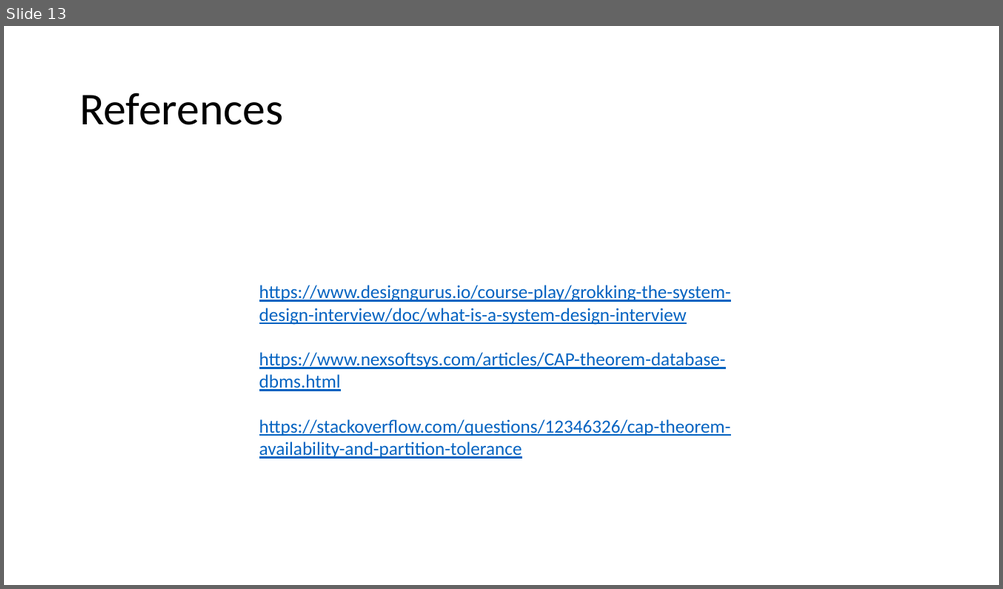
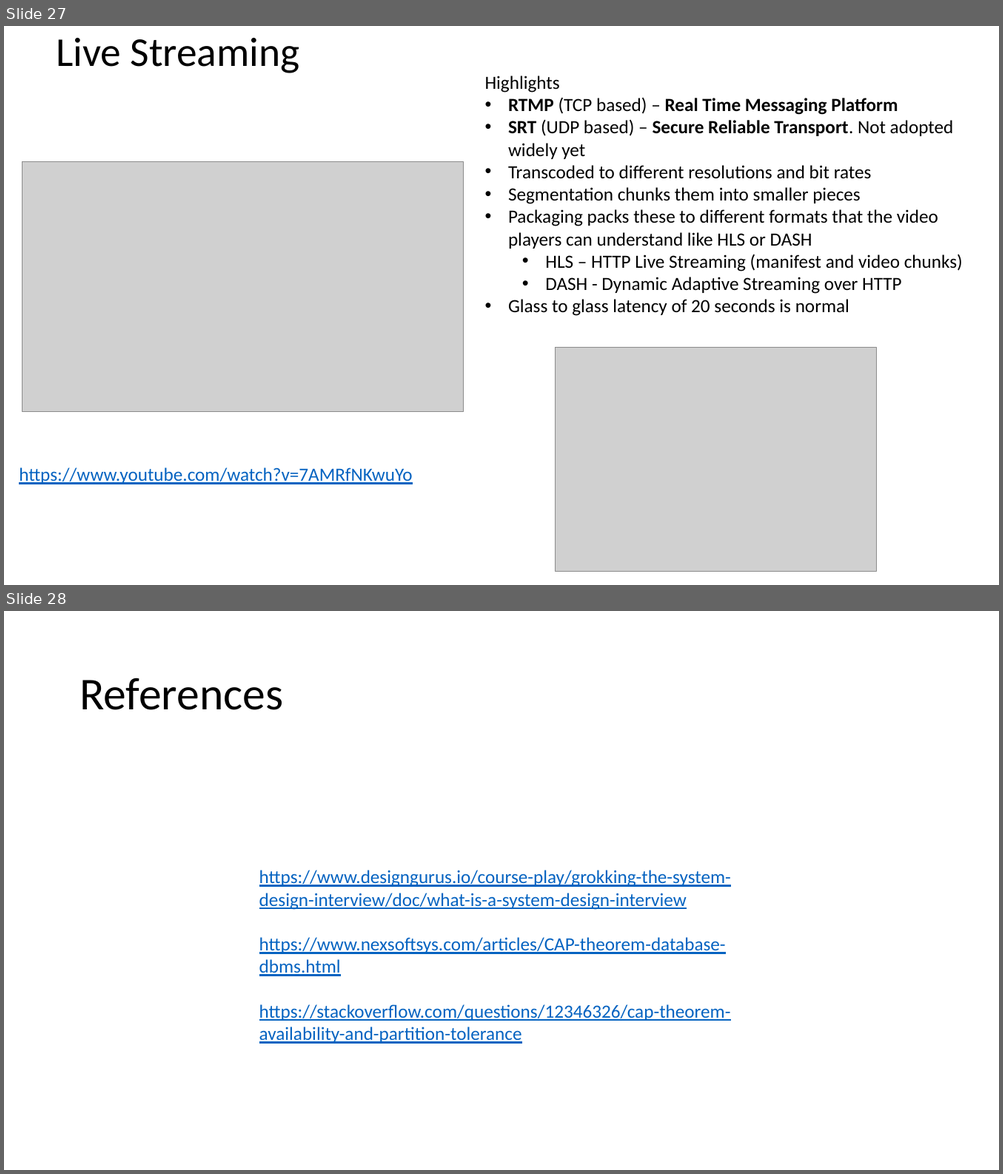
Before and after one commit to as6485/technology, a slide deck: System Design.pptx. Shown one above the other, each under a label of ours: slide 13 before the commit, slides 27 and 28 after it. The pictures are 1003x589 and 1003x1174 pixels, drawn with LibreOffice and Linux fonts; fonts in the diff are those of the drawing; grey boxes stand for pictures. Boxes give left, top, right and bottom in pixels: in the first picture for what was removed or moved away, otherwise in the second. Text is boxed around its words. In the diff, an @@ line names an element or a change of style, - is before the commit and + after.

```diff
--- a/System Design.pptx
+++ b/System Design.pptx
@@ slide 27 added at bbox=[4, 26, 999, 585], background #FFFFFF @@
@@ title added at bbox=[56, 38, 300, 73], 39.6 pt, text #000000 @@
+Live Streaming
@@ text added at bbox=[485, 76, 962, 316], 18 pt, text #000000 @@
+Highlights
+• RTMP (TCP based) – Real Time Messaging Platform
+• SRT (UDP based) – Secure Reliable Transport. Not adopted widely yet
+• Transcoded to different resolutions and bit rates
+• Segmentation chunks them into smaller pieces
+• Packaging packs these to different formats that the video players can understand like HLS or DASH
+  • HLS – HTTP Live Streaming (manifest and video chunks)
+  • DASH - Dynamic Adaptive Streaming over HTTP
+• Glass to glass latency of 20 seconds is normal
@@ picture added at bbox=[22, 162, 464, 412] @@
@@ picture added at bbox=[555, 348, 876, 572] @@
@@ text added at bbox=[19, 468, 412, 485], 18 pt, text #0563C1, underline @@
+https://www.youtube.com/watch?v=7AMRfNKwuYo
@@ what was slide 13 is now slide 28 @@
```
Also in this commit, not shown: 1 slide changed, 14 other slides added, 1 other file.
